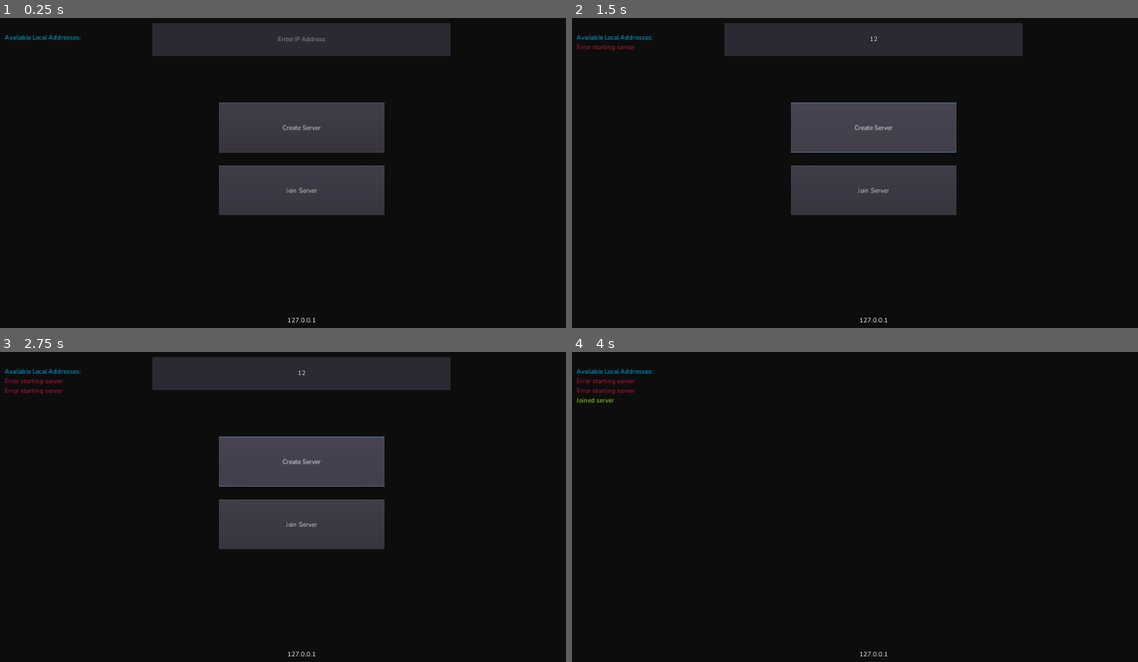
Above: before the commit, frames 1-4 (two rows, left to right).
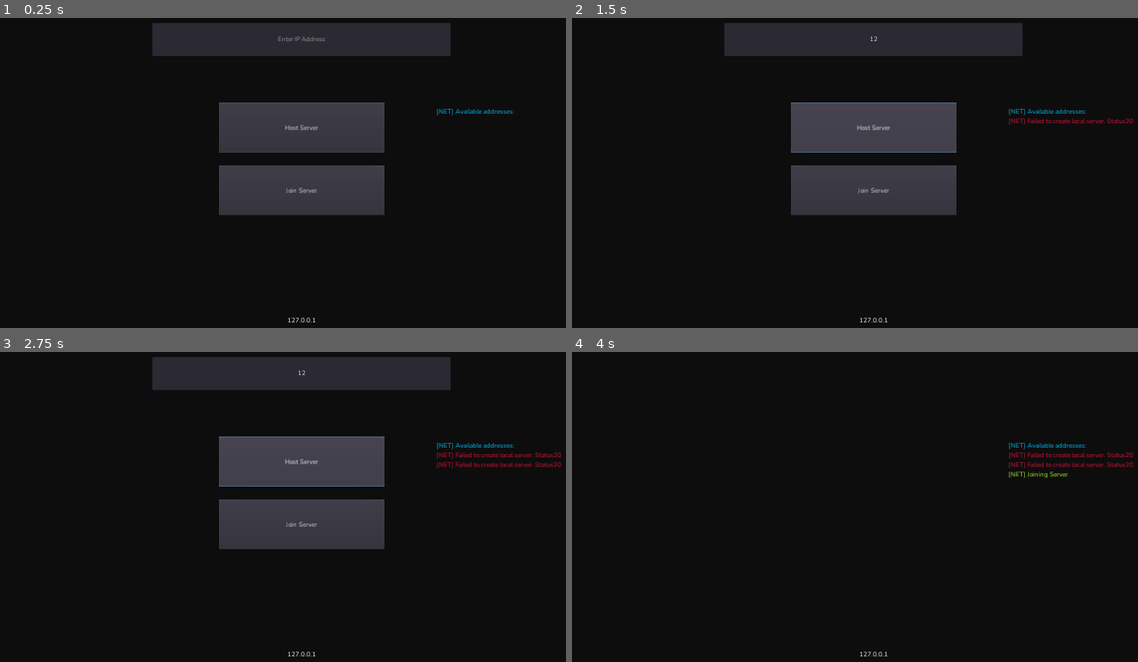
Above: after the commit, the same moments.

Repository: alemas/godot-networking
Game: Godot game, scene res://Scenes/Menu/Network_setup.tscn
Two runs of this game, one before a commit and one after it. Both use one fixed random seed, a clock stepped at 60 frames per second and the inputs below.
Inputs (mouse positions are in pixels of both pictures, inside the frame that each line leads up to):
- Up to frame 1 (0.25 s): no input
- Up to frame 2 (1.5 s): click (871, 39) at 0.52 s; type "12" at 0.6 s; click (871, 126) at 1.25 s, where only the run before the commit has a clickable "Create Server"
- Up to frame 3 (2.75 s): click (299, 460) at 2 s, where only the run after the commit has a clickable "Host Server"
- Up to frame 4 (4 s): click "Join Server" at 2.75 s; tap Enter at 3.5 s

The runs differ from the first frame. In frame 1, 0.3% of the frame differs, in the area x 0-91%, y 5-37%; in frame 2, 0.6%; in frame 3, 0.9%; in frame 4, 1.0%, in the area x 0-100%, y 5-41%.

Commit message:
Created Logger and LoggerInterface Scripts

Diff:
--- /dev/null
+++ b/Scenes/Menu/Logger/LoggerInterface.gd
@@ -0,0 +1,27 @@
+extends RichTextLabel
+
+export var show_network = true
+export var show_chat = true
+export var show_debug = true
+
+# Called when the node enters the scene tree for the first time.
+func _ready():
+	Logger.connect("logged_debug_message", self, "_print_debug")
+	Logger.connect("logged_chat_message", self, "_print_chat")
+	Logger.connect("logged_network_message", self, "_print_network")
+
+func _print(text, style = Logger.MessageType.Text):
+	self.push_color(Logger.color_for_style(style))
+	self.add_text("\n" + text)
+
+func _print_debug(message, style):
+	if show_debug:
+		_print(message, style)
+
+func _print_chat(message):
+	if show_chat:
+		_print(message)
+
+func _print_network(message, style):
+	if show_network:
+		_print(message, style)
--- /dev/null
+++ b/Scenes/Menu/Logger/LoggerInterface.tscn
@@ -0,0 +1,16 @@
+[gd_scene load_steps=3 format=2]
+
+[ext_resource path="res://Scenes/Menu/Logger/LoggerInterface.gd" type="Script" id=1]
+[ext_resource path="res://Resources/Fonts/Base_font.tres" type="DynamicFont" id=2]
+
+[node name="Logger" type="RichTextLabel"]
+margin_right = 434.0
+margin_bottom = 507.0
+focus_mode = 2
+custom_fonts/normal_font = ExtResource( 2 )
+scroll_following = true
+selection_enabled = true
+script = ExtResource( 1 )
+__meta__ = {
+"_edit_use_anchors_": false
+}
--- a/Scenes/Menu/Network_setup.gd
+++ b/Scenes/Menu/Network_setup.gd
@@ -2,46 +2,22 @@
 
 onready var multiplayer_config_ui = $Multiplayer_configure
 onready var server_ip_address = $Multiplayer_configure/Server_ip_address
+onready var join_button = $Multiplayer_configure/Join_server
+onready var host_button = $Multiplayer_configure/Create_server
 
 onready var device_ip_address = $CanvasLayer/Device_ip_address
 onready var console_log = $CanvasLayer/Console_log
-
-const info_color = Color.deepskyblue
-const text_color = Color.gainsboro
-const warning_color = Color.gold
-const error_color = Color.crimson
-const success_color = Color.greenyellow
+onready var logger = $CanvasLayer/Logger
 
 func _ready() -> void:
-	get_tree().connect("network_peer_connected", self, "_player_connected")
-	get_tree().connect("network_peer_disconnected", self, "_player_disconnected")
-	get_tree().connect("connected_to_server", self, "_connected_to_server")
-
 	device_ip_address.text = Network.ip_address
 
-	_print_to_console("Available Local Addresses:", ConsoleMessageType.Info)
+	Logger.log_network(Network.get_local_addresses_description(), Logger.MessageStyle.Info)
 
-	for i in IP.get_local_interfaces():
-		var interfaceDescription = i["name"] + ": "
-		if i["friendly"] != "":
-			interfaceDescription = i["friendly"] + ": "
-		for ip in i["addresses"]:
-			interfaceDescription += "\n\t" + ip
-		_print_to_console(interfaceDescription)
-
-func _player_connected(id) -> void:
-	_print_to_console("Player " + str(id) + " has connected", ConsoleMessageType.Success)
-
-func _player_disconnected(id) -> void:
-	_print_to_console("Player " + str(id) + " has disconnected", ConsoleMessageType.Warning)
-
-func _on_Create_server_button_up():
+func _on_Host_server_button_up():
 	var status = Network.create_server()
 	if status == OK:
 		multiplayer_config_ui.hide()
-		_print_to_console("Server has started", ConsoleMessageType.Success)
-	else:
-		_print_to_console("Error starting server", ConsoleMessageType.Error)
 
 func _on_Join_server_button_up():
 	if server_ip_address.text != "":
@@ -49,25 +25,3 @@
 		var status = Network.join_server()
 		if status == OK:
 			multiplayer_config_ui.hide()
-			_print_to_console("Joined server", ConsoleMessageType.Success)
-		else:
-			_print_to_console("Couldn't connect to the server", ConsoleMessageType.Error)
-
-enum ConsoleMessageType {
-	Text, Info, Warning, Error, Success
-}
-
-func _print_to_console(text, style = ConsoleMessageType.Text):
-	match style:
-		ConsoleMessageType.Text:
-			console_log.push_color(text_color)
-		ConsoleMessageType.Info:
-			console_log.push_color(info_color)
-		ConsoleMessageType.Warning:
-			console_log.push_color(warning_color)
-		ConsoleMessageType.Error:
-			console_log.push_color(error_color)
-		ConsoleMessageType.Success:
-			console_log.push_color(success_color)
-
-	console_log.add_text("\n" + text)
--- a/Scenes/Menu/Network_setup.tscn
+++ b/Scenes/Menu/Network_setup.tscn
@@ -1,7 +1,8 @@
-[gd_scene load_steps=3 format=2]
+[gd_scene load_steps=4 format=2]
 
 [ext_resource path="res://Scenes/Menu/Network_setup.gd" type="Script" id=1]
 [ext_resource path="res://Resources/Fonts/Base_font.tres" type="DynamicFont" id=2]
+[ext_resource path="res://Scenes/Menu/Logger/LoggerInterface.tscn" type="PackedScene" id=3]
 
 [node name="Network_setup" type="Control"]
 anchor_right = 1.0
@@ -26,7 +27,7 @@
 "_edit_use_anchors_": false
 }
 
-[node name="Create_server" type="Button" parent="Multiplayer_configure"]
+[node name="Host_server" type="Button" parent="Multiplayer_configure"]
 anchor_left = 0.5
 anchor_top = 0.5
 anchor_right = 0.5
@@ -37,7 +38,7 @@
 margin_bottom = -39.0
 rect_pivot_offset = Vector2( -1872, -527 )
 custom_fonts/font = ExtResource( 2 )
-text = "Create Server"
+text = "Host Server"
 __meta__ = {
 "_edit_use_anchors_": false
 }
@@ -73,6 +74,12 @@
 
 [node name="CanvasLayer" type="CanvasLayer" parent="."]
 
+[node name="Logger" parent="CanvasLayer" instance=ExtResource( 3 )]
+margin_left = 1366.0
+margin_top = 334.0
+margin_right = 1800.0
+margin_bottom = 918.0
+
 [node name="Device_ip_address" type="Label" parent="CanvasLayer"]
 anchor_top = 1.0
 anchor_right = 1.0
@@ -98,5 +105,5 @@
 "_edit_use_anchors_": false
 }
 
-[connection signal="button_up" from="Multiplayer_configure/Create_server" to="." method="_on_Create_server_button_up"]
+[connection signal="button_up" from="Multiplayer_configure/Host_server" to="." method="_on_Host_server_button_up"]
 [connection signal="button_up" from="Multiplayer_configure/Join_server" to="." method="_on_Join_server_button_up"]
--- /dev/null
+++ b/Scripts/Logger.gd
@@ -0,0 +1,48 @@
+extends Node
+
+signal logged_debug_message(message, style)
+signal logged_chat_message(message)
+signal logged_network_message(message, style)
+
+enum MessageStyle {
+	Text, Info, Warning, Error, Success
+}
+
+enum MessageType {
+	Debug, Chat, Network
+}
+
+func _print_message(message, type, style = MessageStyle.Text):
+	match type:
+		MessageType.Debug:
+			print_debug(message)
+			emit_signal("logged_debug_message", message, style)
+		MessageType.Chat:
+			print(message)
+			emit_signal("logged_chat_message", message)
+		MessageType.Network:
+			print(message)
+			emit_signal("logged_network_message", message, style)
+
+func log_debug(message, style = MessageStyle.Text):
+	_print_message("[DEBUG] " + message, MessageType.Debug, style)
+
+func log_chat(message, sender):
+	_print_message("<" + sender + ">: " + message, MessageType.Chat, MessageStyle.Text)
+
+func log_network(message, style = MessageStyle.Text):
+	_print_message("[NET] " + message, MessageType.Network, style)
+
+func color_for_style(style) -> Color:
+	match style:
+		MessageStyle.Text:
+			return Color.gainsboro
+		MessageStyle.Info:
+			return Color.deepskyblue
+		MessageStyle.Warning:
+			return Color.gold
+		MessageStyle.Error:
+			return Color.crimson
+		MessageStyle.Success:
+			return Color.greenyellow
+	return Color.white
--- a/Scripts/Network.gd
+++ b/Scripts/Network.gd
@@ -8,6 +8,10 @@
 
 var ip_address = "127.0.0.1"
 var players = {}
+
+# Custom signals
+
+signal added_new_player(new_player)
 
 func _ready() -> void:
 	for ip in IP.get_local_addresses():
@@ -26,51 +30,76 @@
 func is_server() -> bool:
 	return get_tree().is_network_server()
 
+func get_local_addresses_description() -> String:
+	var description = "Available addresses: "
+	for i in IP.get_local_interfaces():
+		var interfaceDescription = "\n" + i["name"] + ": "
+		if i["friendly"] != "":
+			interfaceDescription = "\n" + i["friendly"] + ": "
+		for ip in i["addresses"]:
+			interfaceDescription += "\n\t" + ip
+		description += interfaceDescription
+	return description
+
 ## Returns OK if the server was successfuly created
 func create_server() -> int:
 	var status = peer.create_server(DEFAULT_PORT, MAX_CLIENTS)
 	if status == OK:
 		get_tree().set_network_peer(peer)
+		Logger.log_network("Started local server", Logger.MessageStyle.Success)
+	else:
+		Logger.log_network("Failed to create local server. Status" + str(status), Logger.MessageStyle.Error)
 	return status
 
 ## Returns OK if the connection was succesfully established
 func join_server() -> int:
 	var status = peer.create_client(ip_address, DEFAULT_PORT)
 	if status == OK:
-		 get_tree().set_network_peer(peer)
+		get_tree().set_network_peer(peer)
+		Logger.log_network("Joining Server", Logger.MessageStyle.Success)
+	else:
+		Logger.log_network("Failed to join server at " + ip_address + ". Status" + str(status), Logger.MessageStyle.Error)
 	return status
 
+func reset_network_connection():
+	if get_tree().has_network_peer():
+		get_tree().set_network_peer(null)
 
 remote func register_player(player_info) -> void:
 	var id = get_tree().get_rpc_sender_id()
 	players[id] = player_info
+	emit_signal("added_new_player", player_info)
 
 # --------------------------------> SIGNALS
 
+	# CLIENT SIDE
+
 func _connected_to_server() -> void:
-	print("Succesfully connected to the server")
+	Logger.log_network("Succesfully connected to the server", Logger.MessageStyle.Success)
 
 func _failed_to_connect() -> void:
-	print("Failed to connect to the server")
-	get_tree().network_peer = null
+	Logger.log_network("Failed to connect to the server", Logger.MessageStyle.Error)
+	reset_network_connection()
 
 func _server_disconnected() -> void:
-	print("Disconnected from the server")
+	Logger.log_network("Disconnected from the server", Logger.MessageStyle.Warning)
 	ip_address = ""
+	reset_network_connection()
 
+	# CLIENT & SERVER SIDE
 
 func _network_peer_connected(id) -> void:
-	print("Peer " + str(id) + " has connected")
+	Logger.log_network("Peer " + str(id) + " has connected", Logger.MessageStyle.Success)
 	var player_info = {
-		'player_id': id
+		'name': id
 	}
-	# Register
+	# Register player to players
 	rpc_id(id, 'register_player', player_info)
 	if is_server():
 		connections_count += 1
 
 func _network_peer_disconnected(id) -> void:
-	print("Peer " + str(id) + " disconnected")
+	Logger.log_network("Peer " + str(id) + " disconnected", Logger.MessageStyle.Warning)
 	players.erase(id)
 	if is_server():
 		connections_count -= 1
--- a/project.godot
+++ b/project.godot
@@ -17,6 +17,7 @@
 [autoload]
 
 Network="*res://Scripts/Network.gd"
+Logger="*res://Scripts/Logger.gd"
 
 [display]
 
